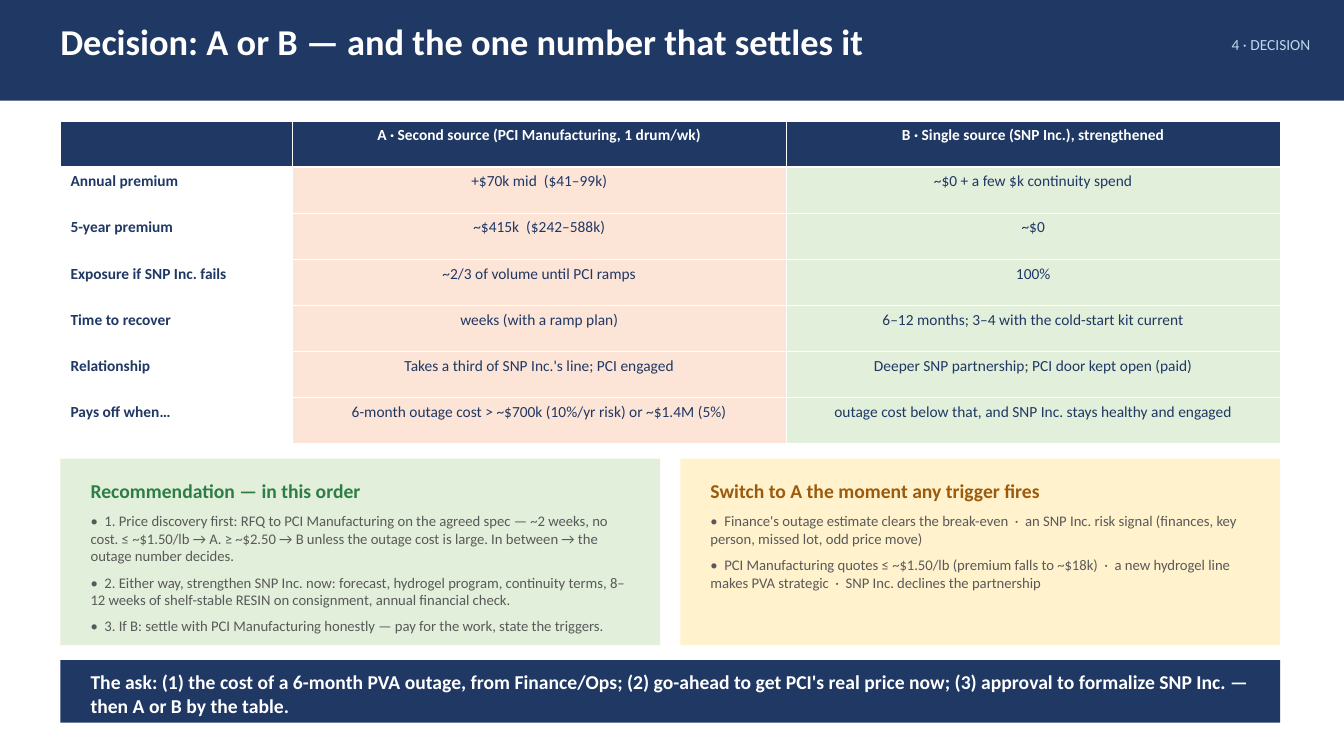
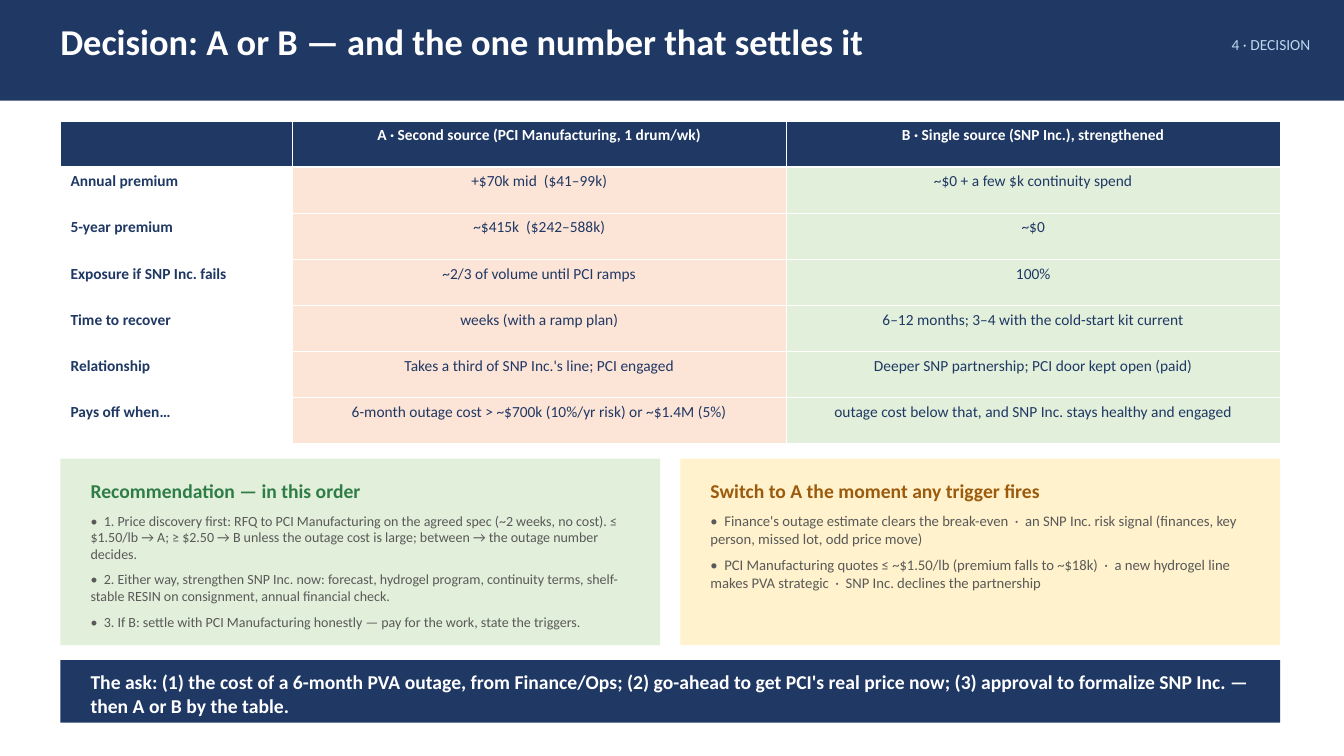
Before and after one commit to naviero1/Claude-Works, a slide deck: slide 8 of PVA second supplier initiative/PVA_Second_Supplier_Leadership_Deck.pptx. Drawn at 1344x756 pixels with LibreOffice and Linux fonts; fonts in the diff are those of the drawing. Boxes give left, top, right and bottom in pixels: in the first picture for what was removed or moved away, otherwise in the second. Text is boxed around its words. In the diff, an @@ line names an element or a change of style, - is before the commit and + after.

```diff
--- a/PVA second supplier initiative/PVA_Second_Supplier_Leadership_Deck.pptx
+++ b/PVA second supplier initiative/PVA_Second_Supplier_Leadership_Deck.pptx
@@ text at [91, 516, 618, 604]: text changed; size 10.5 to 10 pt @@
-• 1. Price discovery first: RFQ to PCI Manufacturing on the agreed spec — ~2 weeks, no cost. ≤ ~$1.50/lb → A. ≥ ~$2.50 → B unless the outage cost is large. In between → the outage number decides.
-• 2. Either way, strengthen SNP Inc. now: forecast, hydrogel program, continuity terms, 8–12 weeks of shelf-stable RESIN on consignment, annual financial check.
+• 1. Price discovery first: RFQ to PCI Manufacturing on the agreed spec (~2 weeks, no cost). ≤ $1.50/lb → A; ≥ $2.50 → B unless the outage cost is large; between → the outage number decides.
+• 2. Either way, strengthen SNP Inc. now: forecast, hydrogel program, continuity terms, shelf-stable RESIN on consignment, annual financial check.
@@ text at [104, 617, 580, 630]: size 10.5 to 10 pt in "• 3. If B: settle with PCI ..." @@
```
Also in this commit, not shown: 2 other slides changed, 1 other file.
